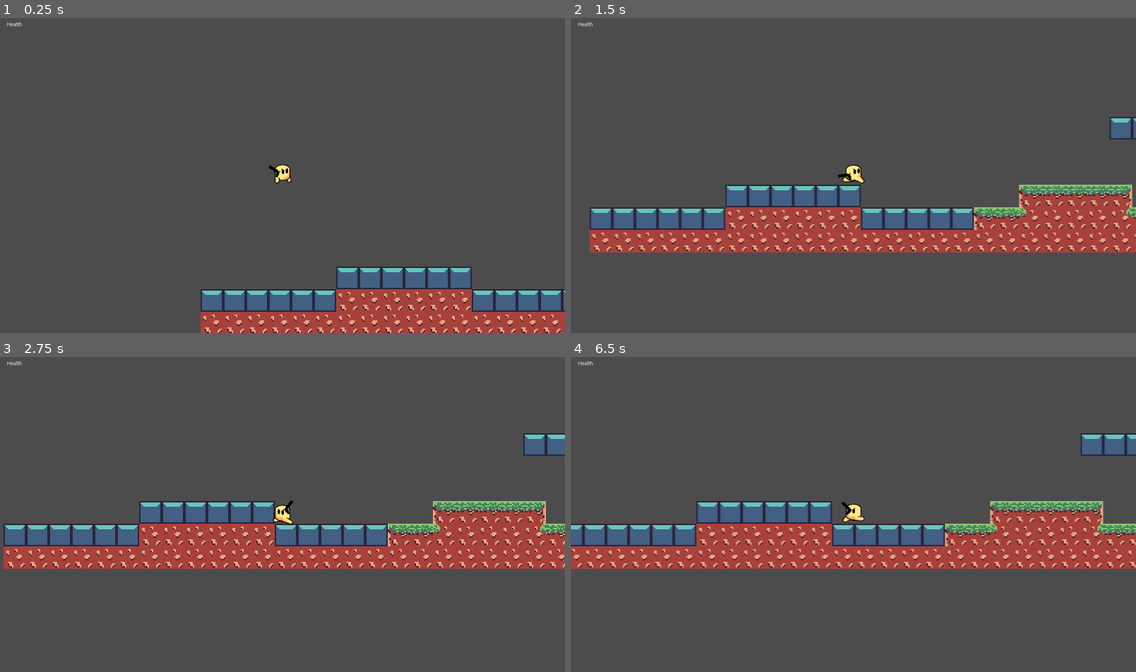
Above: before the commit, frames 1-4 (two rows, left to right).
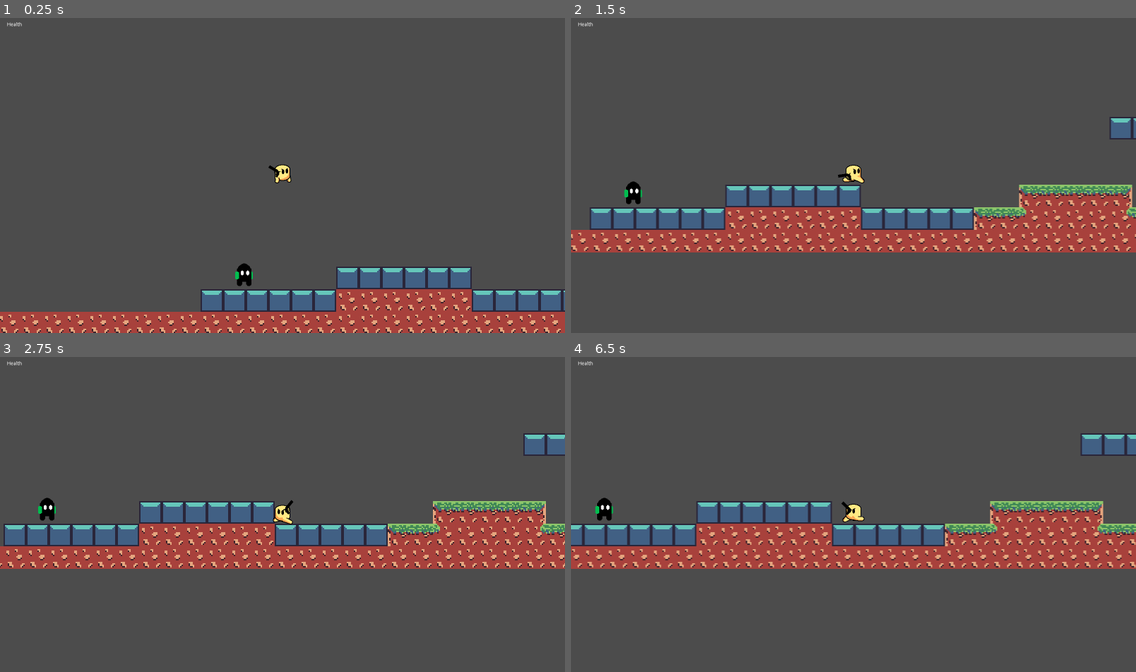
Above: after the commit, the same moments.

Repository: mbway/game-jam-2018
Game: Godot game, scene res://Main.tscn
Same seed, same stepped clock (60 frames per second), same inputs: the game is played once before the commit and once after it.
Inputs (mouse positions are in pixels of both pictures, inside the frame that each line leads up to):
- Up to frame 1 (0.25 s): no input
- Up to frame 2 (1.5 s): move the mouse to (977, 159) at 0.52 s; hold Right (ui_right) from 0.53 s (still down); click (977, 159) at 0.6 s; tap Up (ui_up) at 0.77 s; move the mouse to (740, 191) at 1.27 s; click (740, 191) at 1.35 s
- Up to frame 3 (2.75 s): tap Up (ui_up) at 1.52 s; move the mouse to (339, 442) at 2.02 s; release Right (ui_right) at 2.03 s; hold Left (ui_left) from 2.03 s (still down); click (339, 442) at 2.1 s
- Up to frame 4 (6.5 s): move the mouse to (825, 577) at 2.77 s; release Left (ui_left) at 2.78 s; hold Right (ui_right) 2.78-4.28 s; click (825, 577) at 2.85 s; tap Up (ui_up) at 3.02, 3.77, 4.52, 6.02 s; move the mouse to (1023, 561) at 3.52 s; click (1023, 561) at 3.6 s; move the mouse to (684, 464) at 4.27 s; hold Left (ui_left) 4.28-5.03 s; click (684, 464) at 4.35 s; move the mouse to (881, 514) at 5.02 s; hold Right (ui_right) 5.03-5.78 s; click (881, 514) at 5.1 s; tap Enter at 5.75 s; move the mouse to (768, 432) at 5.77 s; hold Left (ui_left) from 5.78 s (still down); click (768, 432) at 5.85 s

The runs differ from the first frame. In frame 1, 2.6% of the frame differs, in the area x 0-45%, y 77-100%; in frame 2, 0.4%; in frame 3, 0.2%; in frame 4, 0.2%.

Commit message:
pistol can shoot

Diff:
--- a/Bullet.gd
+++ b/Bullet.gd
@@ -2,29 +2,45 @@
 
 const MAX_DISTANCE = 1000
 
-var travelled = 0
-var shot_from = None
-var spawn_loc = None
-var parent = None
+var shot_from
+var vel
+
+var spawn_loc
+var shoot_direction
 
 func _ready():
 	pass
 
-func setup(shot_from):
-	.shot_from = shot_from
+func setup(shot_from, vel):
+	self.shot_from = shot_from
+	self.vel = vel
+
+	# can't use self.get_node because may not be ready/added to the tree yet
+	var parent = shot_from.get_node('/root/Main/Bullets')
+	parent.add_child(self)
+
+	position = shot_from.get_node('Muzzle').global_position
 	spawn_loc = global_position
-	parent = get_node('/root/Bullets')
-	parent.add_child(self)
-	position = shot_from.get_node('Muzzle').position
-	set_z(0)
-	connect('body_entered', self, 'kill')
+	shoot_direction = Vector2(1, 0).rotated(shot_from.rotation)
+	#set_z_index(0)
 
-# _fixed_process is synced to physics
-func _fixed_process(delta):
-	travelled += global_position.distance_to(spawn_loc)
-	if travelled > MAX_DISTANCE:
+	#print('bullet setup')
+
+
+# before godot 3, used to be called _fixed_process
+func _physics_process(delta):
+	if global_position.distance_to(spawn_loc) > MAX_DISTANCE:
 		kill()
+
+	position += shoot_direction * vel * delta
 
 
 func kill():
+	print('deleted')
+	hide()
 	queue_free()
+
+
+func _on_Bullet_body_entered(body):
+	print(body)
+	kill()
--- a/Bullet.tscn
+++ b/Bullet.tscn
@@ -8,28 +8,28 @@
 custom_solver_bias = 0.0
 extents = Vector2( 4, 2 )
 
-[node name="Bullet" type="RigidBody2D" index="0"]
+[node name="Bullet" type="RigidBody2D"]
 
 input_pickable = true
 collision_layer = 1
 collision_mask = 1
 mode = 0
-mass = 1.0
+mass = 0.01
 friction = 1.0
 bounce = 0.0
 gravity_scale = 1.0
 custom_integrator = false
-continuous_cd = 0
-contacts_reported = 0
-contact_monitor = false
+continuous_cd = 2
+contacts_reported = 2
+contact_monitor = true
 sleeping = false
 can_sleep = true
 linear_velocity = Vector2( 0, 0 )
-linear_damp = 0.1
+linear_damp = -1.0
 angular_velocity = 0.0
-angular_damp = 1.0
+angular_damp = -1.0
 script = ExtResource( 1 )
-_sections_unfolded = [ "Audio Bus", "Collision", "Material", "Pickable", "Transform", "Visibility", "Z Index" ]
+_sections_unfolded = [ "Audio Bus", "Collision", "Material", "Pickable", "Transform", "Visibility", "Z Index", "collision" ]
 
 [node name="Sprite" type="Sprite" parent="." index="0"]
 
@@ -39,3 +39,5 @@
 [node name="CollisionShape2D" type="CollisionShape2D" parent="." index="1"]
 
 shape = SubResource( 1 )
+
+[connection signal="body_entered" from="." to="." method="_on_Bullet_body_entered"]
--- a/Main.tscn
+++ b/Main.tscn
@@ -1,8 +1,14 @@
-[gd_scene load_steps=4 format=2]
+[gd_scene load_steps=6 format=2]
 
 [ext_resource path="res://TestMap.tscn" type="PackedScene" id=1]
 [ext_resource path="res://Player.tscn" type="PackedScene" id=2]
 [ext_resource path="res://HUD.tscn" type="PackedScene" id=3]
+[ext_resource path="res://Assets/Placeholders/Player.png" type="Texture" id=4]
+
+[sub_resource type="RectangleShape2D" id=1]
+
+custom_solver_bias = 0.0
+extents = Vector2( 2.07268, 46.9681 )
 
 [node name="Main" type="Node" index="0"]
 
@@ -15,3 +21,30 @@
 position = Vector2( 359.803, 361.879 )
 
 [node name="HUD" parent="." index="3" instance=ExtResource( 3 )]
+
+[node name="Node2D" type="Node2D" parent="." index="4"]
+
+position = Vector2( 251.11, 727.162 )
+__meta__ = {
+"_edit_group_": true
+}
+
+[node name="Sprite" type="Sprite" parent="Node2D" index="0"]
+
+texture = ExtResource( 4 )
+_sections_unfolded = [ "Offset", "Transform" ]
+
+[node name="StaticBody2D" type="StaticBody2D" parent="Node2D" index="1"]
+
+input_pickable = false
+collision_layer = 1
+collision_mask = 1
+constant_linear_velocity = Vector2( 0, 0 )
+constant_angular_velocity = 0.0
+friction = 1.0
+bounce = 0.0
+_sections_unfolded = [ "Collision" ]
+
+[node name="CollisionShape2D" type="CollisionShape2D" parent="Node2D/StaticBody2D" index="0"]
+
+shape = SubResource( 1 )
--- /dev/null
+++ b/Pistol.gd
@@ -0,0 +1,16 @@
+extends Node2D
+
+onready var bullet_scene = load('res://Bullet.tscn')
+
+export (int) var shoot_vel = 2000
+
+func _ready():
+	pass
+
+func _process(delta):
+	if Input.is_action_just_pressed('fire'):
+		shoot()
+
+func shoot():
+	var bullet = bullet_scene.instance()
+	bullet.setup(self, shoot_vel)
--- a/Pistol.tscn
+++ b/Pistol.tscn
@@ -1,13 +1,17 @@
-[gd_scene load_steps=2 format=2]
+[gd_scene load_steps=3 format=2]
 
-[ext_resource path="res://Assets/weapons/pistol.png" type="Texture" id=1]
+[ext_resource path="res://Pistol.gd" type="Script" id=1]
+[ext_resource path="res://Assets/weapons/pistol.png" type="Texture" id=2]
 
 [node name="Pistol" type="Node2D"]
+
+script = ExtResource( 1 )
+shoot_vel = 2000
 
 [node name="Sprite" type="Sprite" parent="." index="0"]
 
 position = Vector2( 26, 6 )
-texture = ExtResource( 1 )
+texture = ExtResource( 2 )
 _sections_unfolded = [ "Offset" ]
 
 [node name="Muzzle" type="Position2D" parent="." index="1"]
--- a/Player.tscn
+++ b/Player.tscn
@@ -53,7 +53,7 @@
 radius = 21.5682
 height = 12.8637
 
-[node name="Player" type="KinematicBody2D" index="0"]
+[node name="Player" type="KinematicBody2D"]
 
 input_pickable = true
 collision_layer = 1
--- a/TestMap.tscn
+++ b/TestMap.tscn
@@ -2,7 +2,7 @@
 
 [ext_resource path="res://Assets/TileSet.tres" type="TileSet" id=1]
 
-[node name="TestMap" type="Node2D" index="0"]
+[node name="TestMap" type="Node2D"]
 
 __meta__ = {
 "_edit_group_": true,
@@ -27,4 +27,4 @@
 collision_mask = 1
 occluder_light_mask = 1
 format = 1
-tile_data = PoolIntArray( 458795, 9, 0, 524313, 4, 0, 524314 …(945 unchanged characters)… 6476, 5, 0, 786477, 5, 0, 786478, 5, 0, 851970, 5, 0, 851971, 5, 0, 851972, 5, 0 …(465 unchanged characters)…
+tile_data = PoolIntArray( 458795, 9, 0, 524313, 4, 0, 524314 …(945 unchanged characters)… 6476, 5, 0, 786477, 5, 0, 786478, 5, 0, 917494, 5, 0, 917495, 5, 0, 917496, 5, 0, 917497, 5, 0, 917498, 5, 0, 917499, 5, 0, 917500, 5, 0, 917501, 5, 0, 917502, 5, 0, 917503, 5, 0, 851968, 5, 0, 851969, 5, 0, 851970, 5, 0, 851971, 5, 0, 851972, 5, 0 …(465 unchanged characters)…
--- a/TileSetEdit.tscn
+++ b/TileSetEdit.tscn
@@ -7,7 +7,7 @@
 custom_solver_bias = 0.0
 extents = Vector2( 32, 32 )
 
-[node name="Tileset" type="Node2D" index="0"]
+[node name="Tileset" type="Node2D"]
 
 [node name="0" type="Sprite" parent="." index="0"]
 
--- a/project.godot
+++ b/project.godot
@@ -42,6 +42,8 @@
 , Object(InputEventKey,"resource_local_to_scene":false,"resource_name":"","device":0,"alt":false,"shift":false,"control":false,"meta":false,"command":false,"pressed":false,"scancode":83,"unicode":0,"echo":false,"script":null)
 , Object(InputEventJoypadMotion,"resource_local_to_scene":false,"resource_name":"","device":0,"axis":1,"axis_value":1.0,"script":null)
  ]
+fire=[ Object(InputEventMouseButton,"resource_local_to_scene":false,"resource_name":"","device":0,"alt":false,"shift":false,"control":false,"meta":false,"command":false,"button_mask":0,"position":Vector2( 0, 0 ),"global_position":Vector2( 0, 0 ),"factor":1.0,"button_index":1,"pressed":false,"doubleclick":false,"script":null)
+ ]
 
 [rendering]
 
